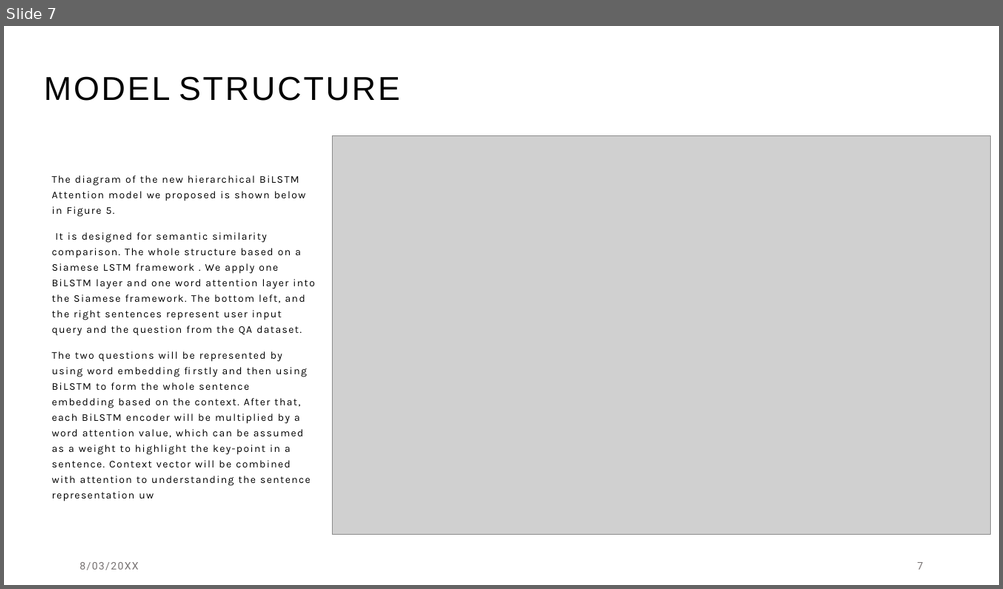
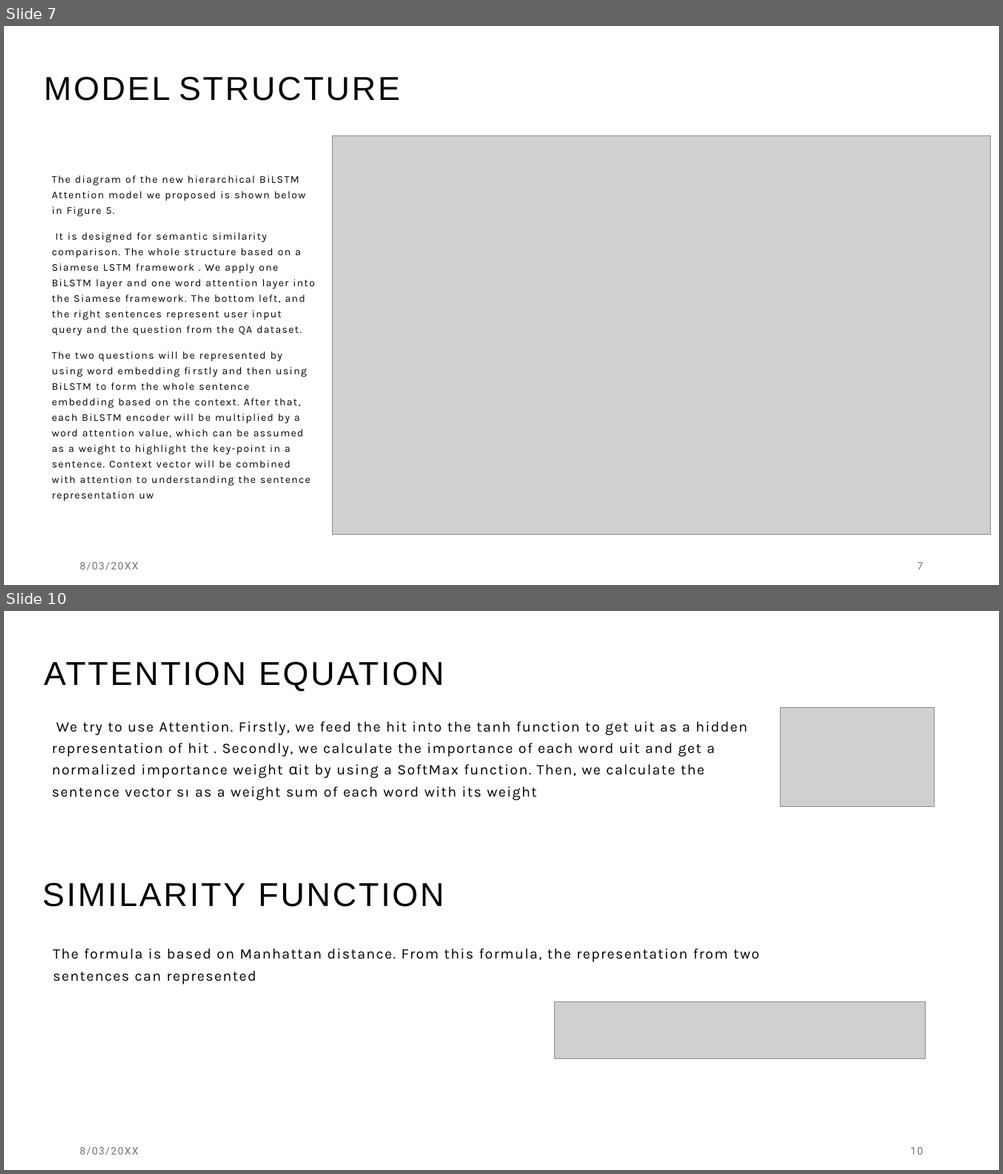
Before and after one commit to zeinabmohamed/MedicalChatbot, a slide deck: Docs/Chatbot with specific topic presentation.pptx. Shown one above the other, each under a label of ours: slide 7 before the commit, slides 7 and 10 after it; the slides between them are not shown. The pictures are 1003x589 and 1003x1174 pixels, drawn with LibreOffice and Linux fonts; fonts in the diff are those of the drawing; grey boxes stand for pictures. Boxes give left, top, right and bottom in pixels: in the first picture for what was removed or moved away, otherwise in the second. Text is boxed around its words. In the diff, an @@ line names an element or a change of style, - is before the commit and + after.

```diff
--- a/Docs/Chatbot with specific topic presentation.pptx
+++ b/Docs/Chatbot with specific topic presentation.pptx
@@ slide 10 added at <box>4,611,999,1170</box>, background #FFFFFF @@
@@ title added at <box>44,661,444,692</box>, 32 pt, text #000000 @@
+ATTENTION EQUATION
@@ text added at <box>52,721,747,800</box>, 14 pt, text #000000 @@
+We try to use Attention. Firstly, we feed the hit into the tanh function to get uit as a hidden representation of hit . Secondly, we calculate the importance of each word uit and get a normalized importance weight αit by using a SoftMax function. Then, we calculate the sentence vector sı as a weight sum of each word with its weight
@@ picture added at <box>780,707,933,806</box> @@
@@ text added at <box>42,883,444,907</box>, 32 pt, text #000000 @@
+SIMILARITY FUNCTION
@@ text added at <box>53,948,759,985</box>, 14 pt, text #000000 @@
+The formula is based on Manhattan distance. From this formula, the representation from two sentences can represented
@@ picture added at <box>555,1002,925,1059</box> @@
@@ text added at <box>79,1147,138,1156</box>, 10 pt, text #767171 @@
+8/03/20XX
@@ page number added at <box>910,1147,922,1155</box>, 10 pt, text #767171 @@
+10
```
Also in this commit, not shown: 4 slides changed, 15 other slides added, 3 slides removed.
